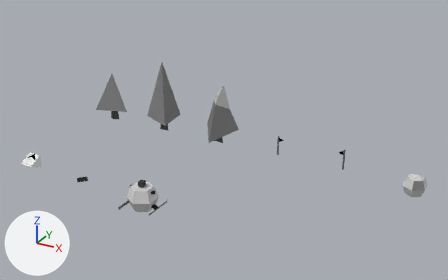
A saved change to the Blender file assets/models.blend.
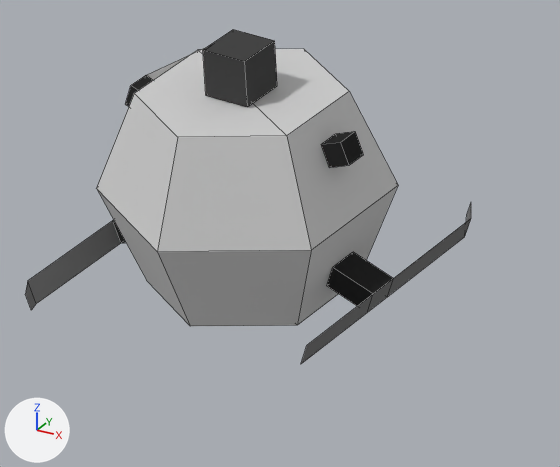
Each version is shown from a camera (50 mm lens) standing at (63.1, -76.7, 38.8) and looking at (27.6, -12.1, 6.5), then close up on the part from 26% to 40% of the width and 63% to 81% of the height. The lights are fixed; the arrows at lower left show +X, +Y and +Z. The close-ups show mesh edges as thin lines.

Names of what the first close-up shows: 'snowball_player'.
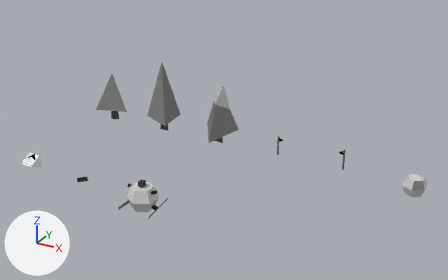
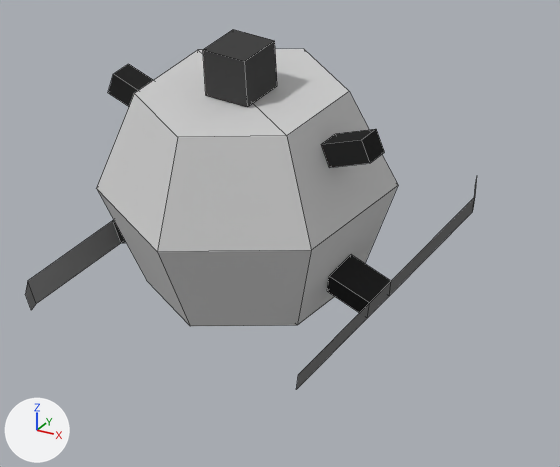
Commit message: improved player snowball model

Changed parts and their boxes [x1, y1, x2, y2] in the close-ups (560 x 467 px; the box of a moved part takes in the faces that stretch with it):
'snowball_player', reshaped (8% taller): before [25, 29, 471, 364]; after [25, 29, 477, 390]
part 1 of me_sphere_002, moved or reshaped: before [301, 204, 471, 364]; after [296, 178, 477, 390]
part 2 of me_sphere_002, moved or reshaped: before [321, 131, 364, 168]; after [321, 129, 384, 168]
part 3 of me_sphere_002, cut back: before [125, 48, 205, 107]; after [108, 64, 153, 107]

Patch to the scene script:
```diff
--- a/assets/models.blend.py
+++ b/assets/models.blend.py
@@ me_sphere_002 @@
 me_sphere_002.from_pydata(...)  # 71 vertices, 48 faces; spans x -1.32..1.34, y -1.53..1.51, z -0.89..1.32
 # used by ob_snowball_player; location = (20.0, -20.0, 0.0); scale = (1.7, 1.7, 1.7)
 # verts and faces of me_sphere_002; kept vertices keep their numbers, new ones are numbered from 71
 # before: 30 (1.14, -0.11, 0.54) at pixel (349, 165), 31 (1.06, -0.11, 0.74) at pixel (340, 142), 32 (1.14, 0.1, 0.54) at pixel (363, 154), 33 (1.06, 0.1, 0.74) at pixel (355, 131)
 # before: 34 (-1.13, -0.11, 0.52) at pixel (125, 104), 35 (-1.06, -0.11, 0.72) at pixel (130, 85), 36 (-1.13, 0.1, 0.52), 37 (-1.06, 0.1, 0.72) at pixel (145, 75), 70 (-1.13, 1.15, 0.52) at pixel (214, 43)
-me_sphere_002.materials.append(mat_invisible)  # white #e7e7e7
+# me_sphere_002 part 1: the loose piece of 14 vertices spanning x 0.88..1.34, y -1.1..1.51, z -0.79..-0.44 is multiplied about its middle by the matrix ((0.996, 0.089, -0.011), (-0.089, 0.966, -0.243), (-0.011, 0.243, 0.97)), then moved by (0.0, 0.0, 0.01)
+# me_sphere_002 part 2
+verts[30] = (1.35, -0.11, 0.62)  # moved, pixel (370, 163)
+verts[32] = (1.35, 0.1, 0.62)  # moved, pixel (384, 152)
+verts[31] = (1.28, -0.11, 0.82)  # moved, pixel (361, 139)
+verts[33] = (1.28, 0.1, 0.82)  # moved, pixel (376, 128)
+# me_sphere_002 part 3
+delete_vertices([70])  # with the faces that use them
+for i in [*range(34, 38)]: verts[i] += (-0.18, 0.0, 0.07)
 me_sphere_002.materials.append(mat_helmet)
```
